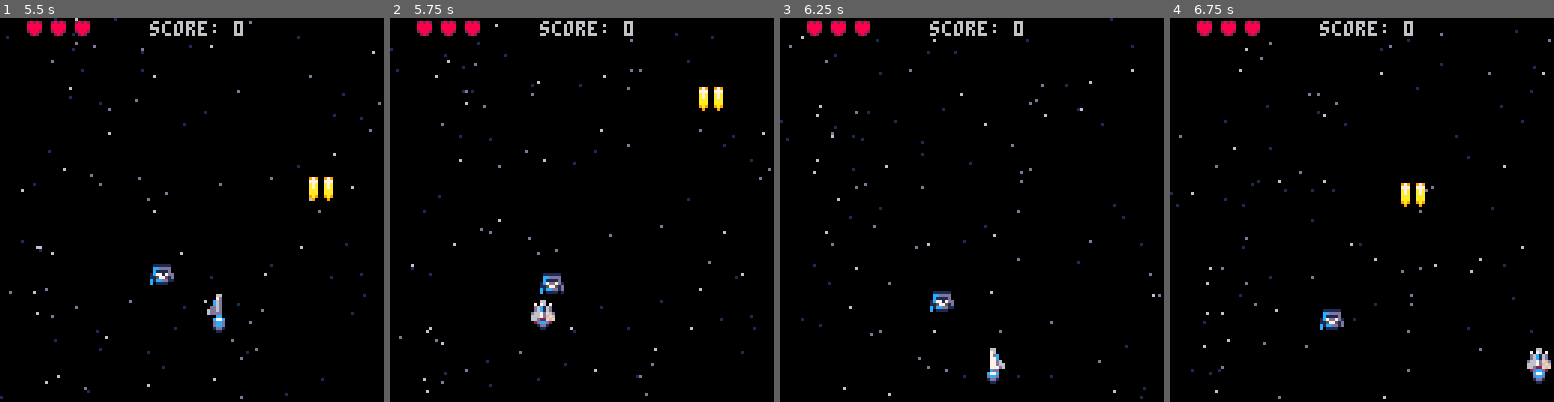
Above: before the commit, frames 1-4 (left to right).
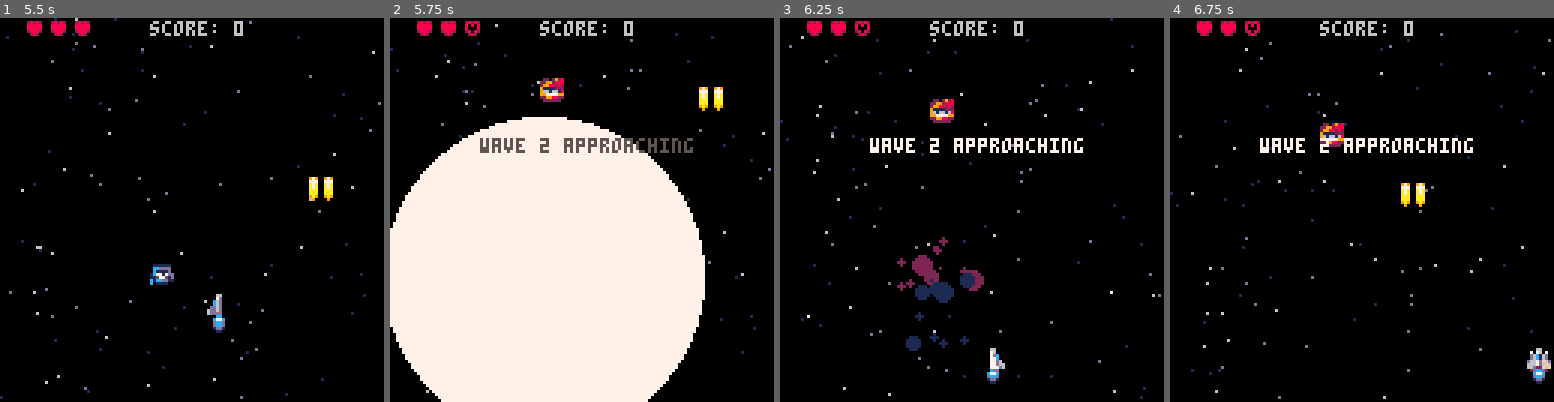
Above: after the commit, the same moments.

Repository: jimmac/pico-shed
Game: PICO-8 cartridge shmup.p8
Two runs of this game, one before a commit and one after it. Both use one fixed random seed, a clock stepped at 60 frames per second and the inputs below.
Inputs:
- Up to frame 1 (5.5 s): tap X (X key) at 0.33, 1.07, 1.85, 2.97, 4.08, 5.2 s; tap O (Z key) at 0.7, 1.7, 2.1, 2.5, 2.9, 3.3, 3.7, 4.1, 4.5, 4.9, 5.3 s; hold Right 1.6-2.1 s; hold Up 2.15-2.42 s; hold Right 2.47-3.03 s; hold Left 3.08-3.58 s; hold Down 3.63-3.97 s; hold Right 4.02-4.68 s; hold Up 4.73-5.03 s; hold Left from 5.08 s (still down)
- Up to frame 2 (5.75 s): release Left at 5.68 s; tap O (Z key) at 5.7 s; hold Down from 5.73 s (still down)
- Up to frame 3 (6.25 s): release Down at 6.03 s; hold Right from 6.08 s (still down); tap O (Z key) at 6.1 s
- Up to frame 4 (6.75 s): tap X (X key) at 6.32 s; tap O (Z key) at 6.5 s; release Right at 6.58 s; hold Right from 6.63 s (still down)

Frame 1 is identical in both runs. In frame 2, 52% of the frame differs, in the area x 0-83%, y 1-100%; in frame 3, 2.9%; in frame 4, 1.7%.

Commit message:
allow for pixel-precise collision box

Diff:
--- a/shmup.p8
+++ b/shmup.p8
@@ -168,13 +168,13 @@
 	--assumes 8x8 sprites
 	local a_left=a.x
 	local a_top=a.y
-	local a_right=a.x+a.sprw*7
-	local a_bottom=a.y+a.sprh*7
+	local a_right=a.x+a.colw
+	local a_bottom=a.y+a.colh
 
 	local b_left=b.x
 	local b_top=b.y
-	local b_right=b.x+b.sprw*7
-	local b_bottom=b.y+b.sprh*7
+	local b_right=b.x+b.colw
+	local b_bottom=b.y+b.colh
 
 	if a_top>b_bottom then	return false	end
 	if b_top>a_bottom then	return false	end
@@ -289,6 +289,8 @@
 	myspr.spr=0
 	myspr.sprw=1
 	myspr.sprh=1
+	myspr.colw=8
+	myspr.colh=8
 
 	return myspr
 end
@@ -647,6 +649,8 @@
 		--boss
 		myen.sprw=2
 		myen.sprh=2
+		myen.colw=16
+		myen.colh=16
 		myen.hp=50
 		myen.spy=.1
 		myen.spx=1
